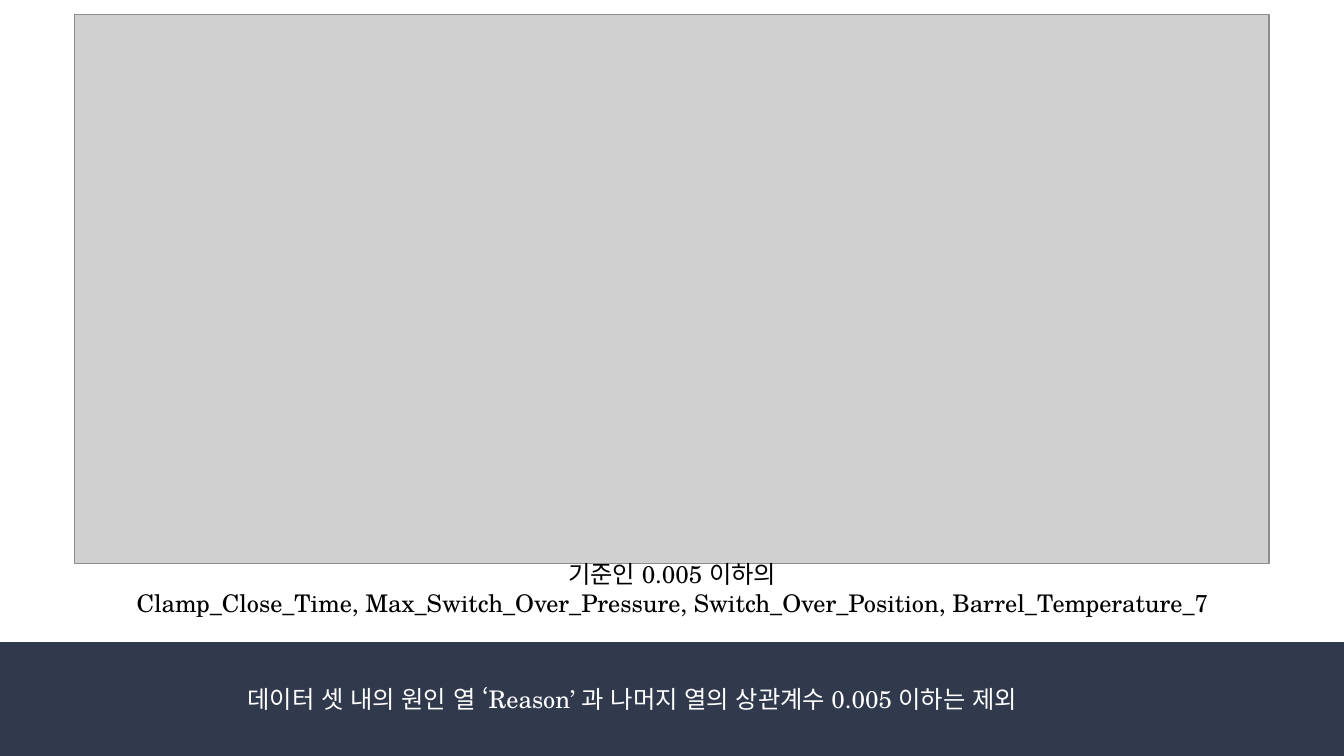
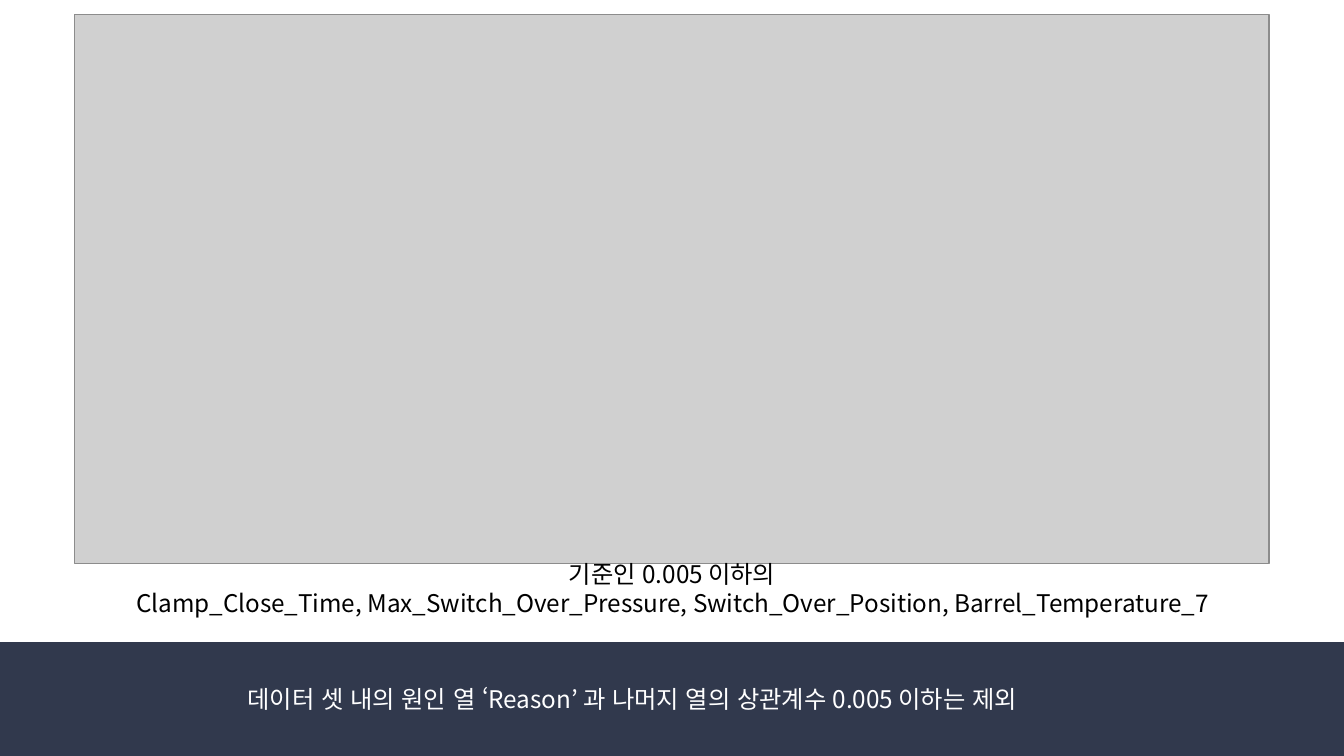
Before and after one commit to DonHK-97/Gradient-Boost-Classifier-for-Machine-Malfunction, a slide deck: slide 4 of Docs/공모전_발표자료.pptx. Drawn at 1344x756 pixels with LibreOffice and Linux fonts; fonts in the diff are those of the drawing; grey boxes stand for pictures. Boxes give left, top, right and bottom in pixels: in the first picture for what was removed or moved away, otherwise in the second. Text is boxed around its words. In the diff, an @@ line names an element or a change of style, - is before the commit and + after.

```diff
--- a/Docs/공모전_발표자료.pptx
+++ b/Docs/공모전_발표자료.pptx
@@ text "기준인 0.005 이하의" at <box>136,558,1208,618</box>: font TeX Gyre Schola to Noto Sans CJK KR @@
@@ text "데이터 셋 내의 원인 열 ..." at <box>248,687,1017,710</box>: font TeX Gyre Schola to Noto Sans CJK KR @@
```
Also in this commit, not shown: 6 other slides changed, 1 slide added, 5 other files.
